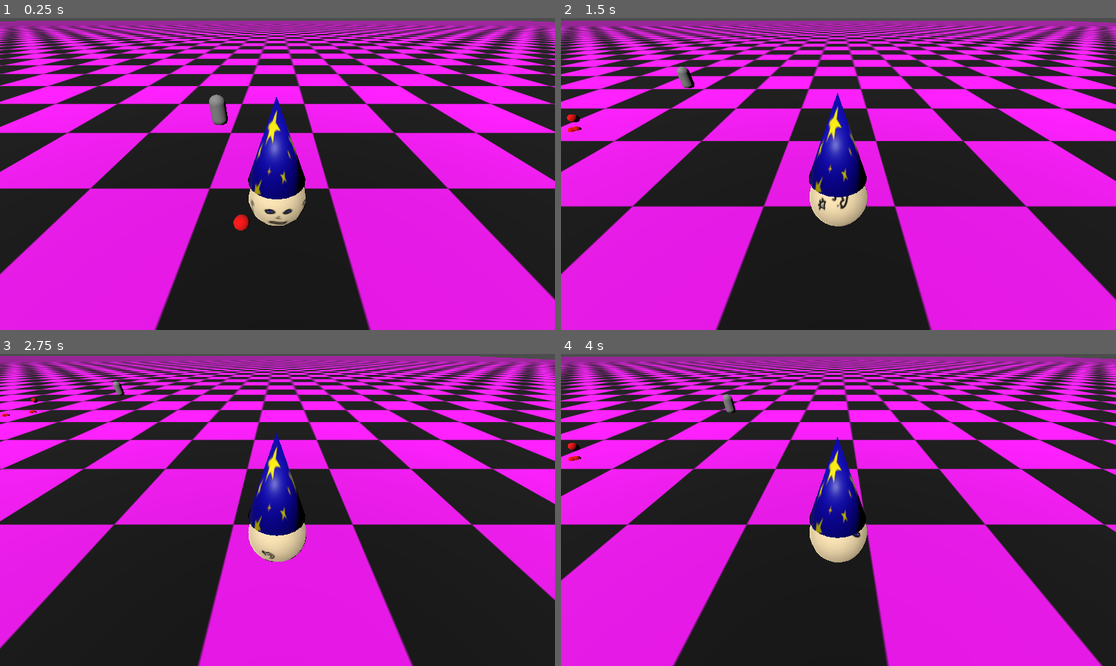
Above: before the commit, frames 1-4 (two rows, left to right).
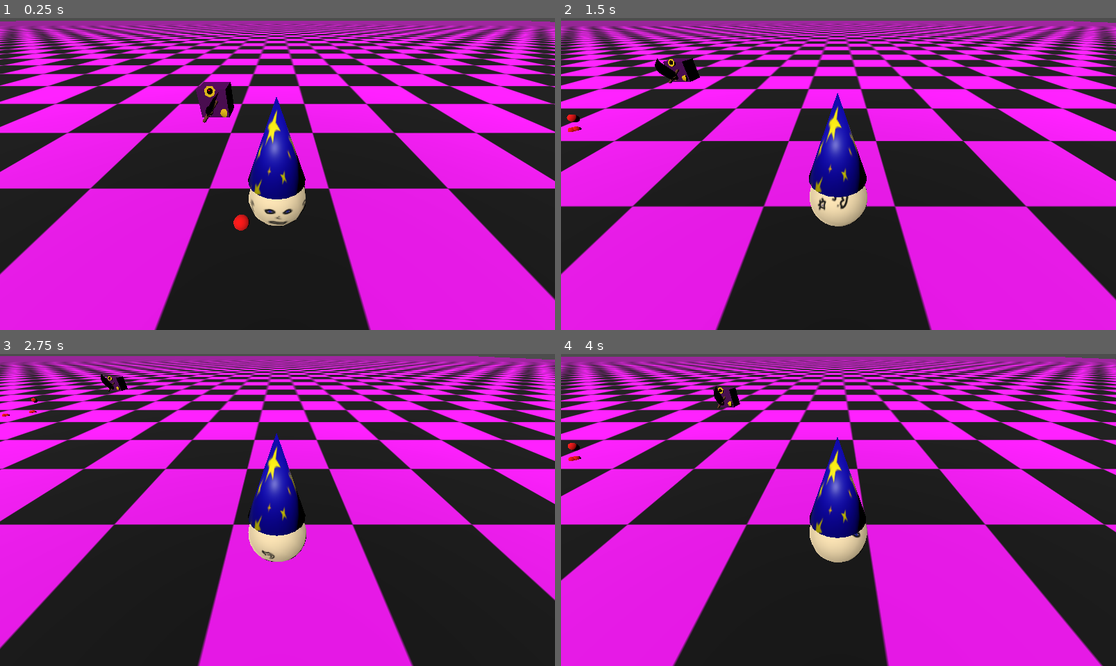
Above: after the commit, the same moments.

Repository: luce-ventress/no-mercy-bgj-2025
Game: Godot game, scene res://Maps/Level1.tscn
Two runs of this game, one before a commit and one after it. Both use one fixed random seed, a clock stepped at 60 frames per second and the inputs below.
Inputs:
- Up to frame 1 (0.25 s): no input
- Up to frame 2 (1.5 s): tap Enter at 0.5 s; hold D (player_right) 0.53-1.28 s; tap Space at 0.77 s; hold S (player_backward) from 1.28 s (still down)
- Up to frame 3 (2.75 s): tap Space at 1.52 s; release S (player_backward) at 2.03 s; hold D (player_right) from 2.03 s (still down)
- Up to frame 4 (4 s): release D (player_right) at 2.78 s; hold W (player_forward) 2.78-3.53 s; tap Space at 3.02, 3.77 s; hold A (player_left) from 3.53 s (still down)

The runs differ from the first frame. In frame 1, 0.7% of the frame differs, in the area x 35-43%, y 20-35%; in frame 2, 0.5%; in frame 3, 0.2%; in frame 4, 0.3%.

Commit message:
melee enemy

Diff:
--- a/Scenes/Enemies/MeleeEnemyPawn.tscn
+++ b/Scenes/Enemies/MeleeEnemyPawn.tscn
@@ -1,24 +1,20 @@
 [gd_scene load_steps=4 format=3 uid="uid://buiud1ylj3qrj"]
 
 [ext_resource type="Script" uid="uid://dpthrgto3rfda" path="res://Scripts/Enemies/EnemyMovement.gd" id="1_dg6hr"]
-
-[sub_resource type="CapsuleMesh" id="CapsuleMesh_dg6hr"]
-radius = 0.25
-height = 1.0
+[ext_resource type="PackedScene" uid="uid://d3mim8qfv50tg" path="res://Assets/Meshes/NoMercy_Enemy_Melee.glb" id="2_qta8w"]
 
 [sub_resource type="CapsuleShape3D" id="CapsuleShape3D_qta8w"]
-radius = 0.25
+radius = 0.16741
 height = 1.0
 
 [node name="MeleeEnemy" type="CharacterBody3D"]
 
-[node name="MeshInstance3D" type="MeshInstance3D" parent="."]
-transform = Transform3D(1, 0, 0, 0, 1, 0, 0, 0, 1, 0, 0.5, 0)
-mesh = SubResource("CapsuleMesh_dg6hr")
-
 [node name="CollisionShape3D" type="CollisionShape3D" parent="."]
-transform = Transform3D(1, 0, 0, 0, 1, 0, 0, 0, 1, 0, 0.5, 0)
+transform = Transform3D(7.22, 0, 0, 0, 1.875, 0, 0, 0, 2.945, -0.517053, 0.5, 0)
 shape = SubResource("CapsuleShape3D_qta8w")
 
 [node name="EnemyMovement" type="Node" parent="."]
 script = ExtResource("1_dg6hr")
+
+[node name="NoMercy_Enemy_Melee" parent="." instance=ExtResource("2_qta8w")]
+transform = Transform3D(1, 0, 0, 0, 1, 0, 0, 0, 1, -0.175111, 0, 0)
Binary file added: Assets/Meshes/NoMercy_Enemy_Melee.glb
Not shown, added: Assets/Meshes/NoMercy_Enemy_Melee.glb.import
